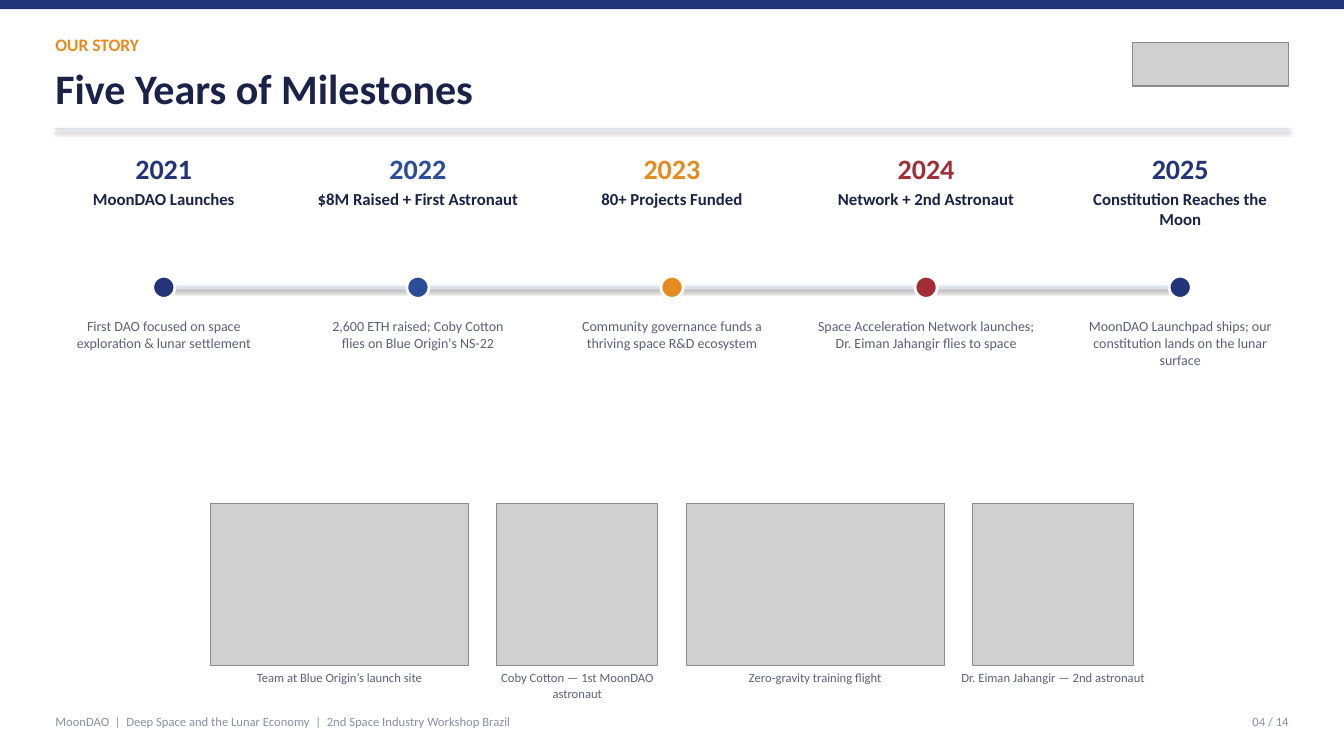
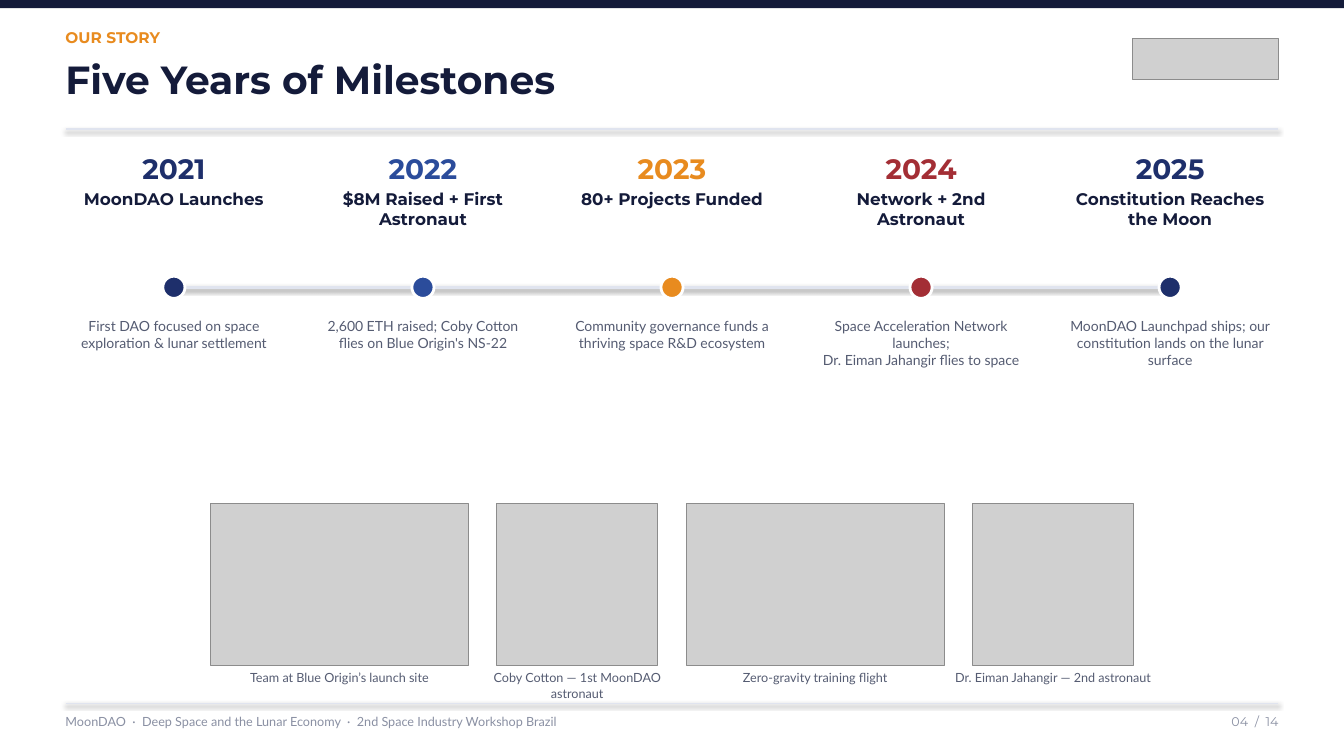
Before and after one commit to Official-MoonDao/MoonDAO, a slide deck: slide 4 of presentations/rio-innovation-week-2026/dist/MoonDAO_Rio_Innovation_Week.pptx. Drawn at 1344x756 pixels with LibreOffice and Linux fonts; fonts in the diff are those of the drawing; grey boxes stand for pictures. Boxes give left, top, right and bottom in pixels: in the first picture for what was removed or moved away, otherwise in the second. Text is boxed around its words. In the diff, an @@ line names an element or a change of style, - is before the commit and + after.

```diff
--- a/presentations/rio-innovation-week-2026/dist/MoonDAO_Rio_Innovation_Week.pptx
+++ b/presentations/rio-innovation-week-2026/dist/MoonDAO_Rio_Innovation_Week.pptx
@@ rectangle at (0, 0, 1344, 8): fill #22357A to #141B3A @@
@@ text "OUR STORY": place and size @@
-text "OUR STORY" at (55, 39, 139, 51)
+text "OUR STORY" at (65, 32, 160, 43)
@@ text "OUR STORY" at (65, 32, 160, 43): size 12.5 to 11 pt, font Calibri to Montserrat @@
@@ text "Five Years of Milestones": place and size @@
-text "Five Years of Milestones" at (55, 74, 473, 105)
+text "Five Years of Milestones" at (65, 63, 555, 95)
@@ text "Five Years of Milestones" at (65, 63, 555, 95): size 30 to 28 pt, font Calibri to Montserrat, text colour #1A224A to #141B3A @@
@@ picture: place and size @@
-picture at (1132, 42, 1289, 86)
+picture at (1132, 38, 1278, 80)
@@ line moved from (55, 129) - (1289, 129) to (66, 129) - (1278, 129) @@
@@ line (66, 129) - (1278, 129): stroke #DDE1EC 1 pt to #E0E4EF 0.75 pt @@
@@ text "2021" at (142, 159, 205, 180): font Calibri to Montserrat, text colour #22357A to #1E2F6B @@
@@ text "2025" at (1136, 159, 1205, 180): font Calibri to Montserrat, text colour #22357A to #1E2F6B @@
@@ font Calibri to Montserrat, text colour #1A224A to #141B3A in 5 elements at (581, 192, 763, 209), (857, 192, 985, 225), (343, 191, 503, 225), (84, 192, 264, 205), (1076, 192, 1264, 225) @@
@@ 2 texts, 1 ellipse: place and size @@
-2 texts, 1 ellipse at (93, 160, 234, 298)
+2 texts, 1 ellipse at (84, 159, 264, 298)
@@ ellipse at (162, 276, 185, 298): fill #22357A to #1E2F6B @@
@@ line moved from (163, 287) - (1181, 287) to (174, 287) - (1171, 287) @@
@@ line (174, 287) - (1171, 287): stroke #DDE1EC 2.5 pt to #E0E4EF 2.5 pt @@
@@ ellipse: place and size @@
-ellipse at (407, 276, 430, 298)
+ellipse at (412, 276, 435, 298)
@@ ellipse: place and size @@
-ellipse at (915, 276, 938, 298)
+ellipse at (910, 276, 933, 298)
@@ 3 texts, 1 ellipse: place and size @@
-3 texts, 1 ellipse at (1089, 160, 1272, 365)
+3 texts, 1 ellipse at (1070, 159, 1270, 365)
@@ ellipse at (1159, 276, 1182, 298): fill #22357A to #1E2F6B @@
@@ font Calibri to Lato, text colour #5B6278 to #555C72 in 9 elements at (575, 320, 769, 351), (250, 672, 429, 685), (494, 672, 660, 698), (743, 673, 887, 685), (955, 672, 1151, 685), (823, 320, 1020, 368), (328, 320, 518, 351), (81, 320, 267, 351), (1070, 320, 1270, 365) @@
@@ text at (65, 717, 556, 728): text changed; font Calibri to Lato @@
-MoonDAO | Deep Space and the Lunar Economy | 2nd Space Industry Workshop Brazil
+MoonDAO · Deep Space and the Lunar Economy · 2nd Space Industry Workshop Brazil
@@ line added from (66, 704) to (1278, 704), #E0E4EF 0.75 pt @@
@@ font Calibri to Montserrat in 4 elements at (638, 159, 707, 180), (886, 159, 957, 180), (389, 159, 458, 180), (1231, 717, 1279, 726) @@
@@ text "04 / 14": place and size @@
-text "04 / 14" at (1252, 718, 1289, 726)
+text "04 / 14" at (1231, 717, 1279, 726)
```
Also in this commit, not shown: 13 other slides changed, 6 other files.
